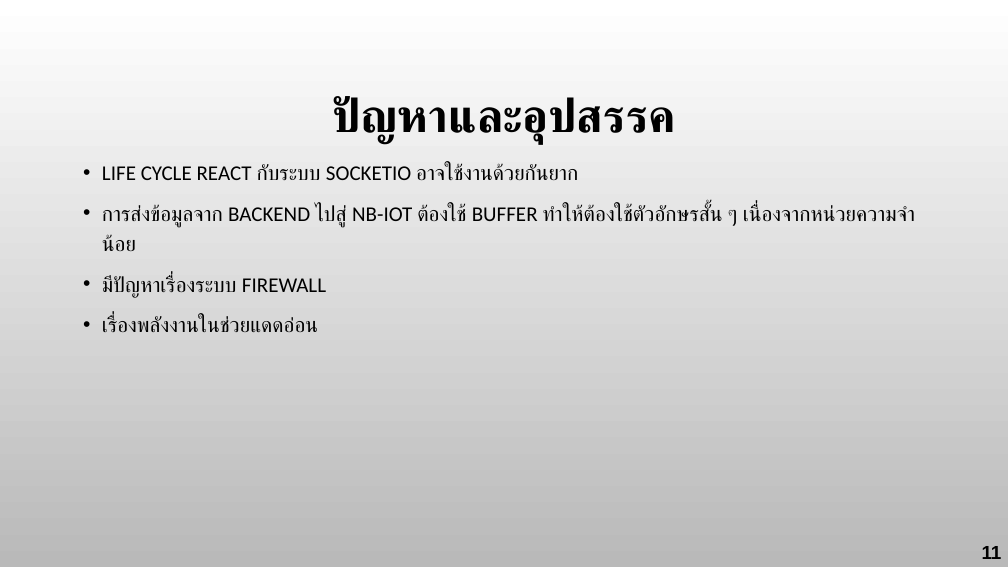
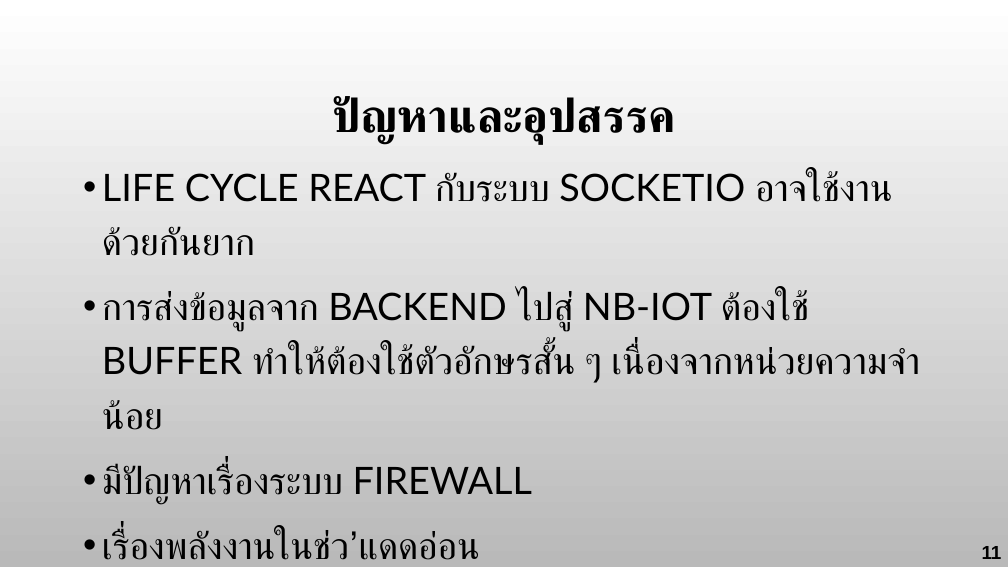
Before and after one commit to fluke-jesadakorn/Smart_Farm_ALL_File, a slide deck: slide 14 of Paper/Proj_I_Smart LPWAN Farm Midterm.pptx. Drawn at 1008x567 pixels with LibreOffice and Linux fonts; fonts in the diff are those of the drawing; background and template pictures are left out. Boxes give left, top, right and bottom in pixels: in the first picture for what was removed or moved away, otherwise in the second. Text is boxed around its words. In the diff, an @@ line names an element or a change of style, - is before the commit and + after.

```diff
--- a/Paper/Proj_I_Smart LPWAN Farm Midterm.pptx
+++ b/Paper/Proj_I_Smart LPWAN Farm Midterm.pptx
@@ text at (x1=102, y1=171, x2=920, y2=504): size 20 to 36 pt, font Calibri to Lato in "LIFE CYCLE REACT กับระบบ SOCKETIO อาจใช้งานด้วยกันยาก", "การส่งข้อมูลจาก BACKEND ไปสู่ NB-IOT ต้องใช้ BUFFER ทำให้ต้อ ...", "มีปัญหาเรื่องระบบ FIREWALL" @@
@@ text at (x1=102, y1=529, x2=480, y2=560): text changed; size 20 to 36 pt; font Calibri to Lato @@
-• เรื่องพลังงานในช่วยแดดอ่อน
+• เรื่องพลังงานในช่ว’แดดอ่อน
```
Also in this commit, not shown: 15 other slides changed.
